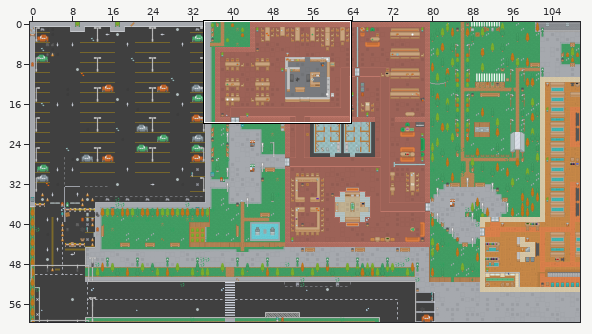
Two states of a Tiled map, app/assets/MapLib.tmx. The picture above shows the old version from afar; the outline marks the close-up.
Close-up. Old version:
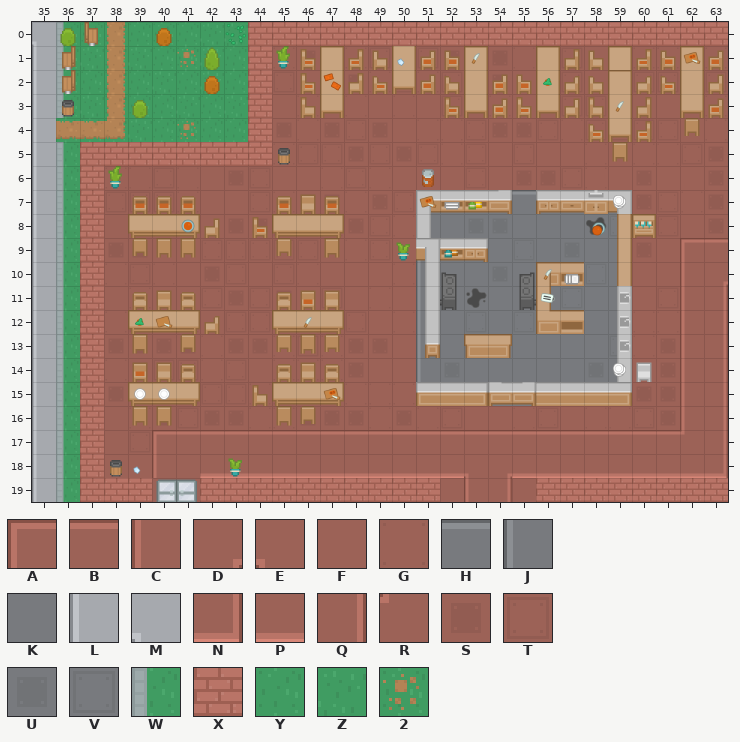
Cells are 64x64 px. Shown: x 35..63, y 0..19. The commit also changed other parts of the map, which this record leaves out.
Key: from "City": A 0, B 2, C 3, D 4, E 5, F 6, G 7, H 10, J 11, K 14, L 19, M 21, N 38, P 39, Q 40, R 42, S 43, T 44, U 51, V 52, W 69, X 187, Y 888, Z 889, 2 1018.
_ is an empty cell, # one hidden under a higher layer.
Layers that did not change in this view are not listed.
Layer "Ground" before, first column x 35:
 0 MWY#YYYZZXXXXXXXXXXXXXXXXXXXX
 1 LWZ#ZY2ZYXGS#GT#TS#SG#TF#GG#G
 2 LWY#YZYZYXTF#SGTGT#SF#TF#TT#T
 3 LWZ#YYZYZXFGFGFGFTSGFGTT#FFSG
 4 L###ZY2YYXSGSTSFGGTSSTGTTTTFG
 5 LWXXXXXXXXGTTSTSTGTFTFFGFGGTS
 6 LWXGGTGFSTFFGTGFFFTFSSTGFSFFS
 7 LWXTTTGFFTGSSGSTKKKKHKK#KSTGS
 8 LWXFFGSFSSTTGSTGKKUUKKKKVFTFS
 9 LWXSSFFTTTTTFGTFJKUKVKUKKSFAB
10 LWXGTGFSTFTGFFFGJKKUK##VKFFCD
11 LWXFGSFTSTSFTFGFJKKKKKVKKFTCQ
12 LWXGTSGFTTSGSTFGJKVKV##KKGGCQ
13 LWXSSSSGSSGTGSSFJKKKKKKKVGSCQ
14 LWXGSTTGTFGGGSFFJUKKKKKUKFSCQ
15 LWXSFFTTTGGSFGGG###KK####SSCQ
16 LWXFGSTSSGGSSSGSGTFFGTFGGTSCQ
17 LWXFTABBBBBBBBBBBBBBBBBBBBBRQ
18 LWXFFCFPPPPPPPPPPPEDPPPPPPPPN
19 LWXXXFFXXXXXXXXXXFCQFXXXXXXXX
The same view after the edit:
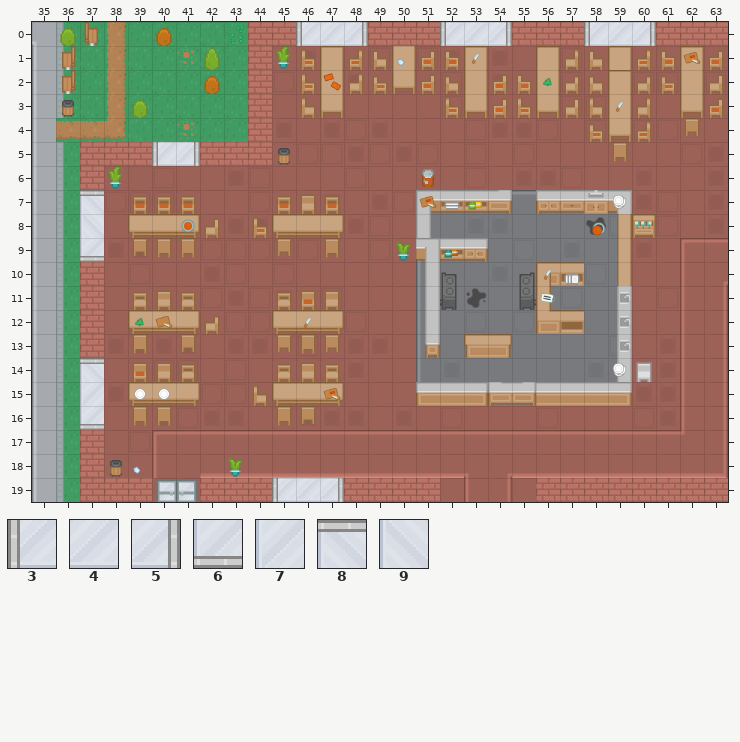
Further tiles: from "City": 3 871, 4 872, 5 873; from "Custom": 6 93, 7 95, 8 103, 9 105.
The edit:
Layer "Ground":
Tile X becomes tile 3 in row 0 at x 46, 52 and 58; in row 5 at x 40; in row 19 at x 45.
Tile X becomes tile 4 in row 0 at x 47, 53 and 59; in row 19 at x 46.
Tile X becomes tile 5 in row 0 at x 48, 54 and 60; in row 5 at x 41; in row 19 at x 47.
Tile X becomes tile 6 in row 9 at x 37; in row 16 at x 37.
Tile X becomes tile 7 in row 15 at x 37.
Tile X becomes tile 8 in row 7 at x 37; in row 14 at x 37.
Tile X becomes tile 9 in row 8 at x 37.
